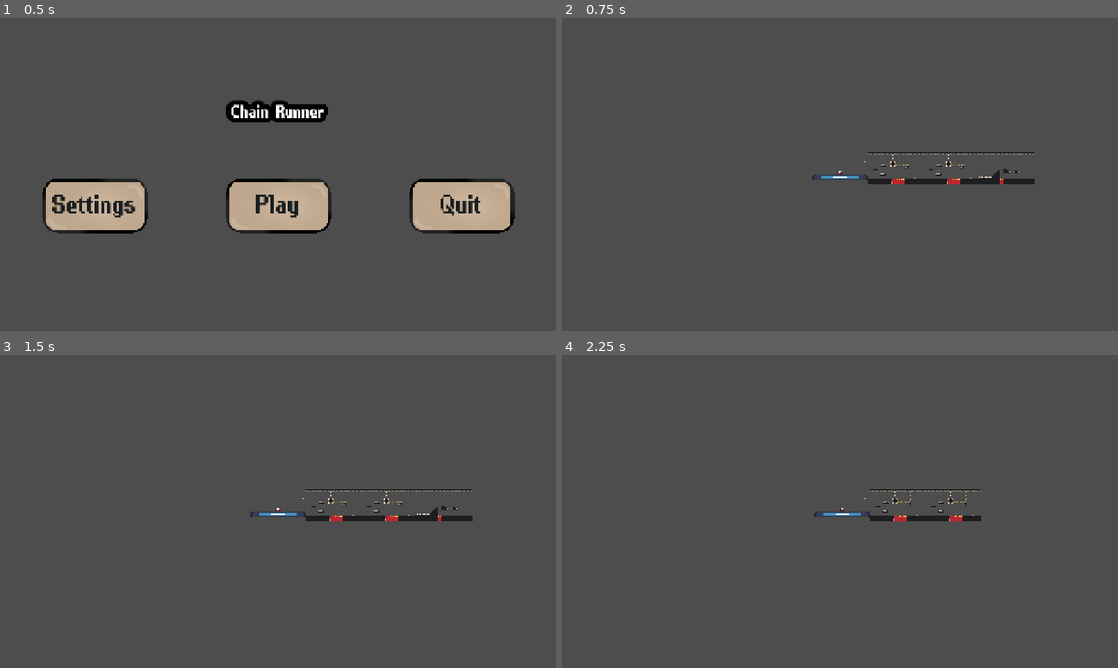
Above: before the commit, frames 1-4 (two rows, left to right).
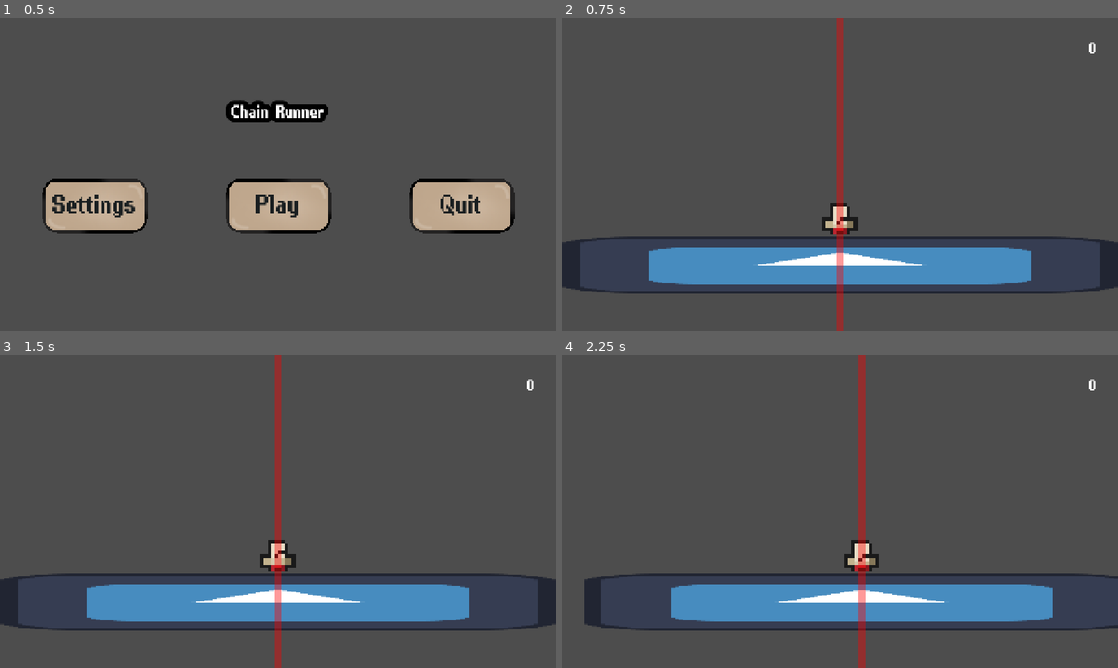
Above: after the commit, the same moments.

Repository: lucassillitoe/Steel_Jam_4_repo
Game: Godot game, scene res://Scenes/ui.tscn
Same seed, same stepped clock (60 frames per second), same inputs: the game is played once before the commit and once after it. The engine's default icon, where the game draws it, is replaced by a stand-in: a white triangle on a blue panel in a dark square.
Inputs (mouse positions are in pixels of both pictures, inside the frame that each line leads up to):
- Up to frame 1 (0.5 s): no input
- Up to frame 2 (0.75 s): click "Play" at 0.5 s
- Up to frame 3 (1.5 s): tap Enter (Enter playback) at 1.25 s; move the mouse to (400, 495) at 1.27 s; hold D (Right) from 1.28 s (still down); tap Shift (Dash) at 1.35 s; click (400, 495) at 1.42 s
- Up to frame 4 (2.25 s): keep holding D (Right); tap Space (Jump) at 1.52 s; move the mouse to (728, 527) at 2.02 s; tap Mouse wheel down (MoveCameraLeft) at 2.1 s

Frame 1 is identical in both runs. In frame 2, 13% of the frame differs, in the area x 0-100%, y 0-100%; in frame 3, 13%; in frame 4, 12%.

Commit message:
Camera resizing

Diff:
--- a/steel-jam-4/Scenes/Camera.tscn
+++ b/steel-jam-4/Scenes/Camera.tscn
@@ -12,7 +12,6 @@
 script = ExtResource("1_tsbx5")
 
 [node name="Camera2D" type="Camera2D" parent="." unique_id=500033909]
-zoom = Vector2(0.1, 0.1)
 
 [node name="UI" type="Control" parent="." unique_id=944508092]
 layout_mode = 3
--- a/steel-jam-4/Scripts/CameraMovement.gd
+++ b/steel-jam-4/Scripts/CameraMovement.gd
@@ -20,7 +20,7 @@
 
 # Called every frame. 'delta' is the elapsed time since the previous frame.
 func _process(delta: float) -> void:
-	position.y = 0
+	position.y = -140
 
 	if GLOBAL_VARIABLES.currentState == GLOBAL_VARIABLES.state.INPUTTING:
 		if Input.is_action_just_pressed("MoveCameraRight"):
--- a/steel-jam-4/Scripts/Scorer.gd
+++ b/steel-jam-4/Scripts/Scorer.gd
@@ -17,7 +17,7 @@
 
 # Called when the node enters the scene tree for the first time.
 func _ready() -> void:
-	self.position.y = 0
+	self.position.y = -140
 
 
 # Called every frame. 'delta' is the elapsed time since the previous frame.
